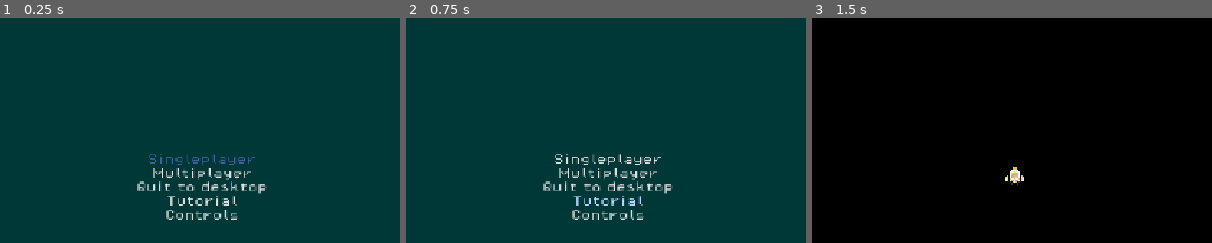
Above: before the commit, frames 1-3 (left to right).
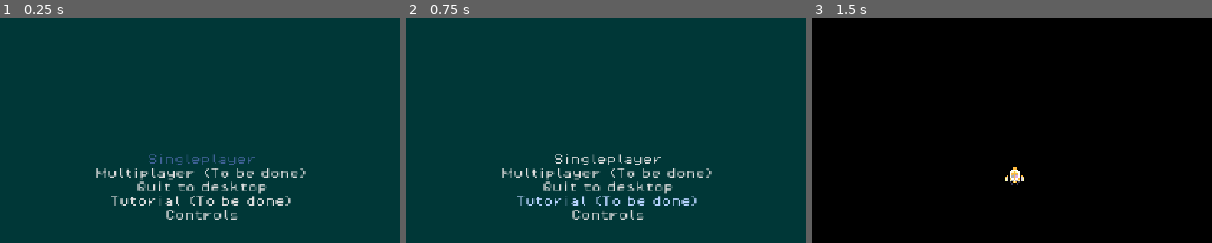
Above: after the commit, the same moments.

Repository: Draftier/Geometric-Invasion-CSS-497
Game: Godot game, scene res://scenes/UI/main_menu.tscn
Same seed, same stepped clock (60 frames per second), same inputs: the game is played once before the commit and once after it.
Inputs:
- Up to frame 1 (0.25 s): no input
- Up to frame 2 (0.75 s): click "Tutorial" (after the commit: "Tutorial (To be done)") at 0.5 s
- Up to frame 3 (1.5 s): click "Singleplayer" at 1.25 s
The pictures show only the part of the screen within x 25-75%, y 50-100%; the shares and areas given below are measured in that part.

The runs differ from the first frame. In frame 1, 2.1% of the frame differs, in the area x 24-77%, y 66-84%; in frame 2, 2.1%; in frame 3, nothing differs.

Commit message:
Update main_menu.tscn

Diff:
--- a/geometric-invasion/scenes/UI/main_menu.tscn
+++ b/geometric-invasion/scenes/UI/main_menu.tscn
@@ -70,7 +70,7 @@
 focus_neighbor_bottom = NodePath("../QuitButton")
 focus_next = NodePath("../QuitButton")
 focus_previous = NodePath("../Singleplayer")
-text = "Multiplayer
+text = "Multiplayer (To be done)
 "
 metadata/_edit_use_anchors_ = true
 
@@ -87,7 +87,7 @@
 
 [node name="TutorialButton" type="Button" parent="MarginContainer/VBoxContainer/ButtonsVbox" unique_id=1411541682]
 layout_mode = 2
-text = "Tutorial"
+text = "Tutorial (To be done)"
 
 [node name="ControlsButton" type="Button" parent="MarginContainer/VBoxContainer/ButtonsVbox" unique_id=1898276927]
 layout_mode = 2
